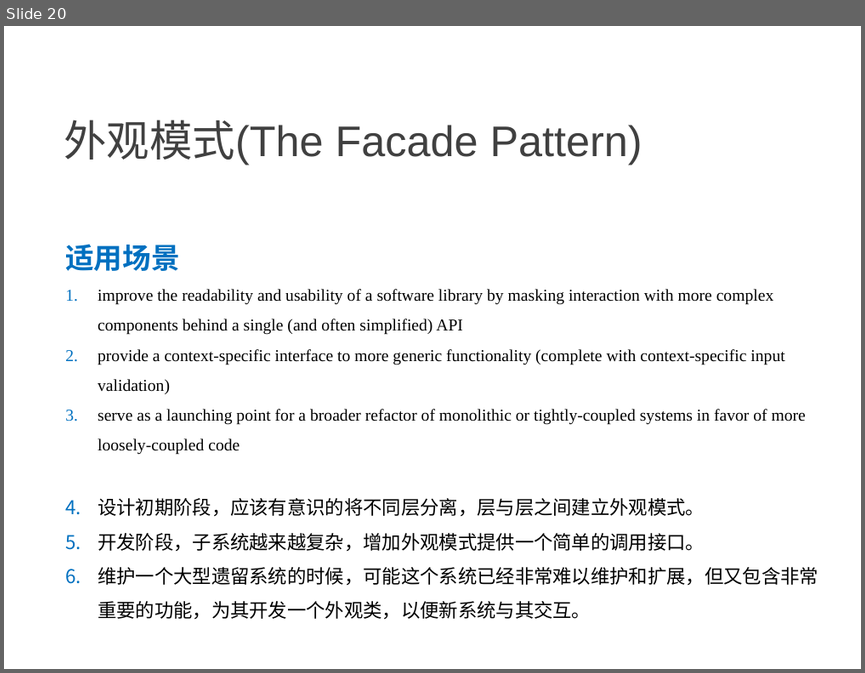
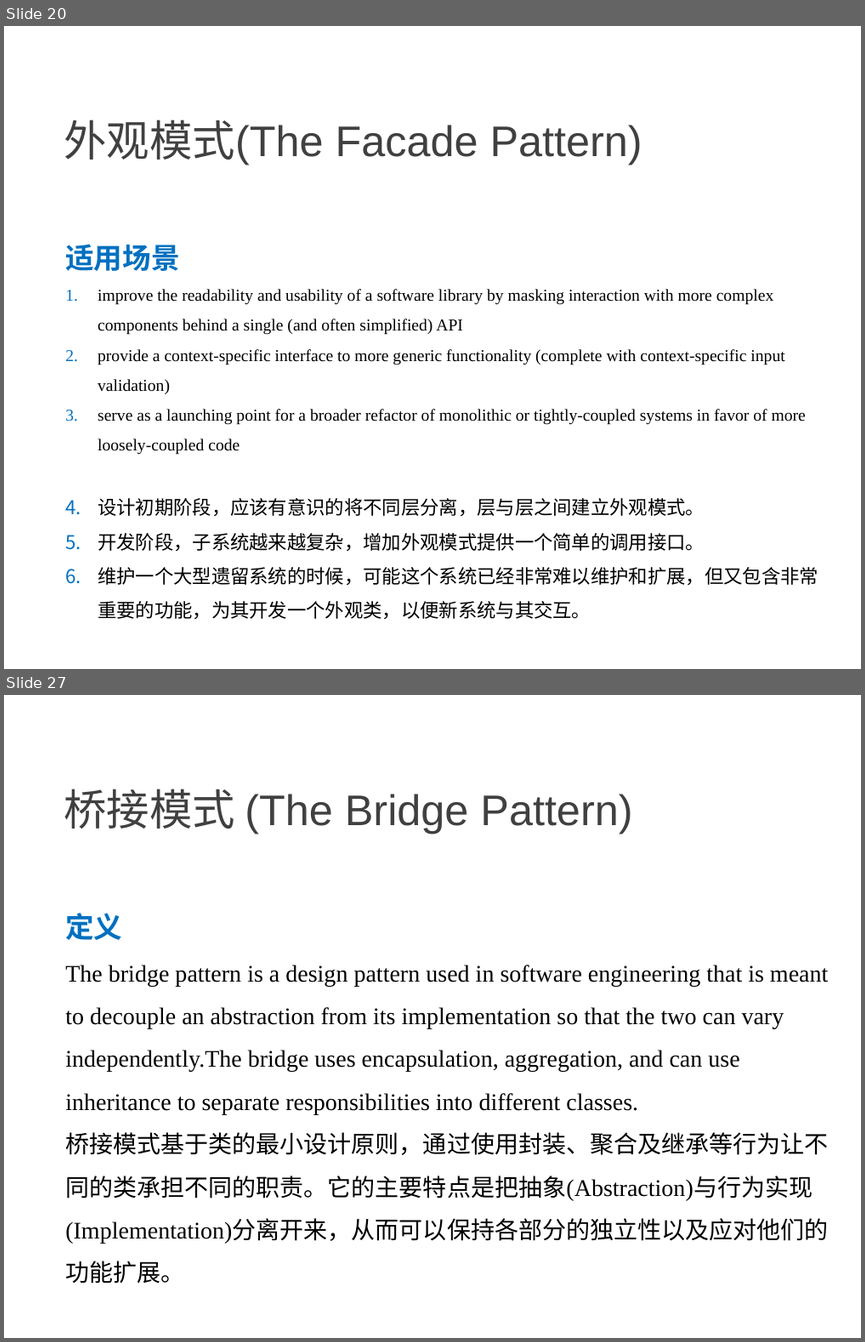
Before and after one commit to NewGr8Player/My-PPT, a slide deck: Design pattern/3.设计模式-结构型模式.pptx. Shown one above the other, each under a label of ours: slide 20 before the commit, slides 20 and 27 after it; the slides between them are not shown. The pictures are 865x673 and 865x1342 pixels, drawn with LibreOffice and Linux fonts; fonts in the diff are those of the drawing. Boxes give left, top, right and bottom in pixels: in the first picture for what was removed or moved away, otherwise in the second. Text is boxed around its words. In the diff, an @@ line names an element or a change of style, - is before the commit and + after.

Commit message:
Add     - 代理模式     - 桥接模式     - 享元模式

```diff
--- a/Design pattern/3.设计模式-结构型模式.pptx
+++ b/Design pattern/3.设计模式-结构型模式.pptx
@@ slide 27 added at (4, 695, 861, 1338), background #FFFFFF @@
@@ text added at (64, 789, 632, 834), 36 pt, text #404040 @@
+桥接模式 (The Bridge Pattern)
@@ text added at (65, 913, 828, 1283), 20 pt, text #000000 @@
+定义
+The bridge pattern is a design pattern used in software engineering that is meant to decouple an abstraction from its implementation so that the two can vary independently.The bridge uses encapsulation, aggregation, and can use inheritance to separate responsibilities into different classes.
+桥接模式基于类的最小设计原则，通过使用封装、聚合及继承等行为让不同的类承担不同的职责。它的主要特点是把抽象(Abstraction)与行为实现(Implementation)分离开来，从而可以保持各部分的独立性以及应对他们的功能扩展。
```
Also in this commit, not shown: 12 other slides added.
